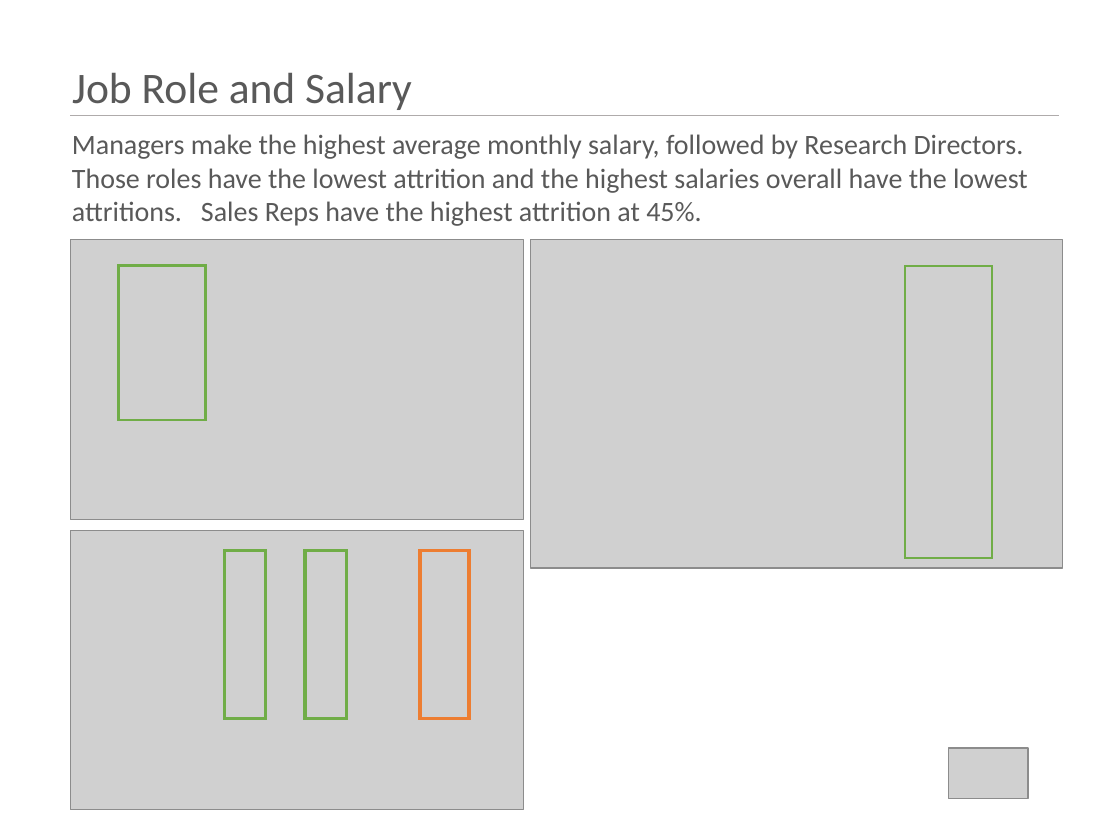
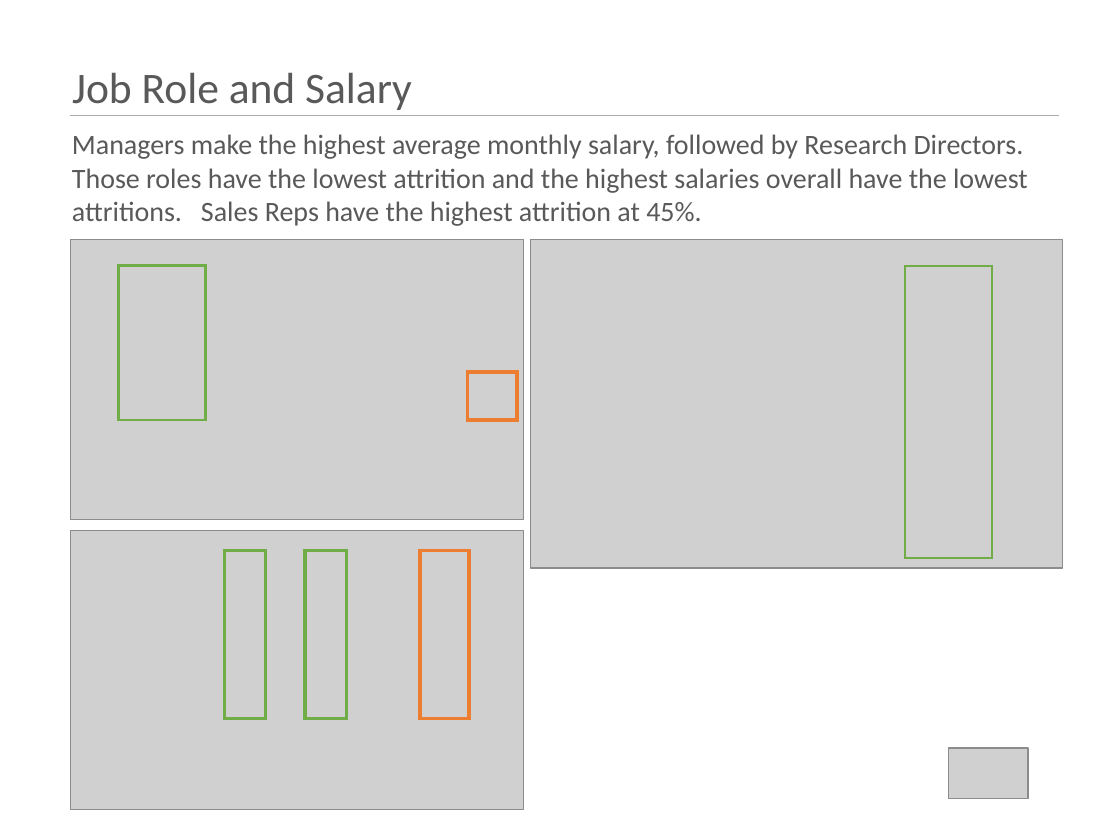
Before and after one commit to kristxh/6306-CaseStudy2-DDSAnalytics, a slide deck: slide 5 of kristi_herman_case_study_2_DDSAnalytics.pptx. Drawn at 1120x840 pixels with LibreOffice and Linux fonts; fonts in the diff are those of the drawing; grey boxes stand for pictures. Boxes give left, top, right and bottom in pixels: in the first picture for what was removed or moved away, otherwise in the second. Text is boxed around its words. In the diff, an @@ line names an element or a change of style, - is before the commit and + after.

```diff
--- a/kristi_herman_case_study_2_DDSAnalytics.pptx
+++ b/kristi_herman_case_study_2_DDSAnalytics.pptx
@@ rectangle added at (x1=468, y1=372, x2=517, y2=420), outline #ED7D31 2.25 pt @@
```
Also in this commit, not shown: 4 other slides changed.
